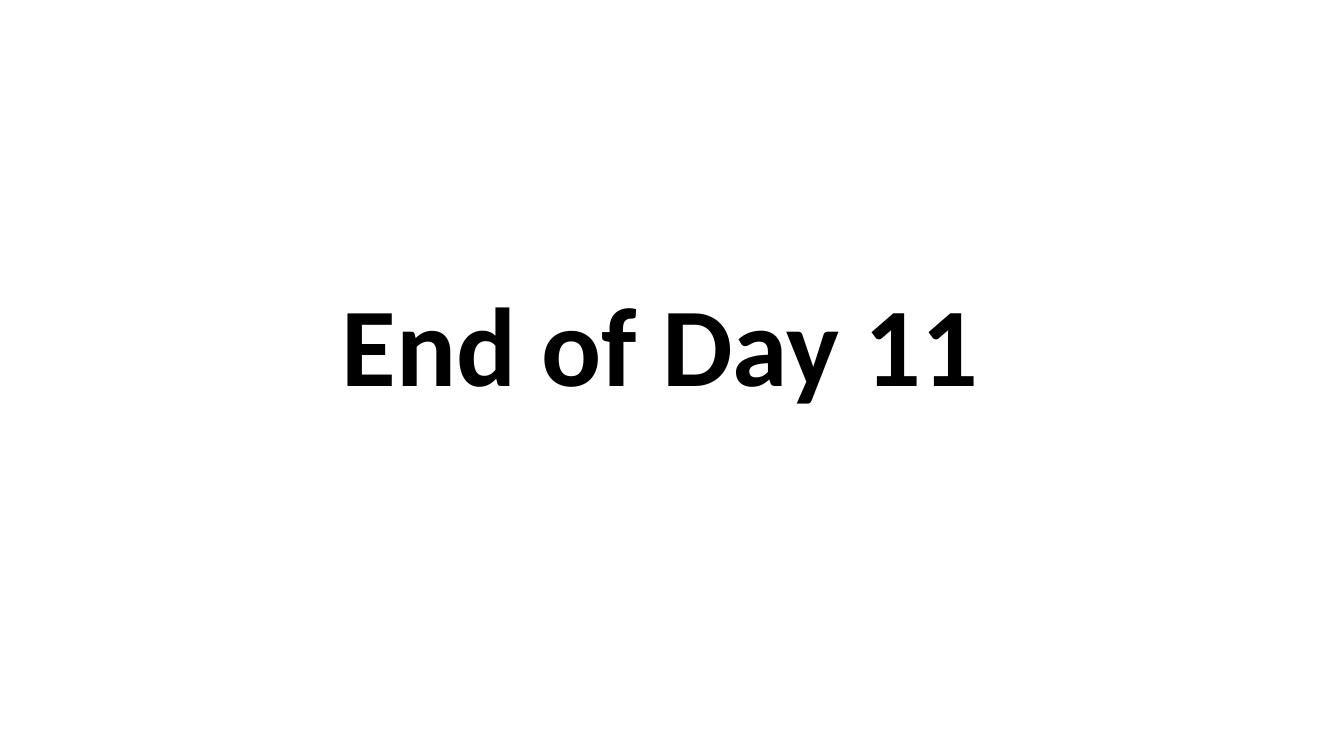
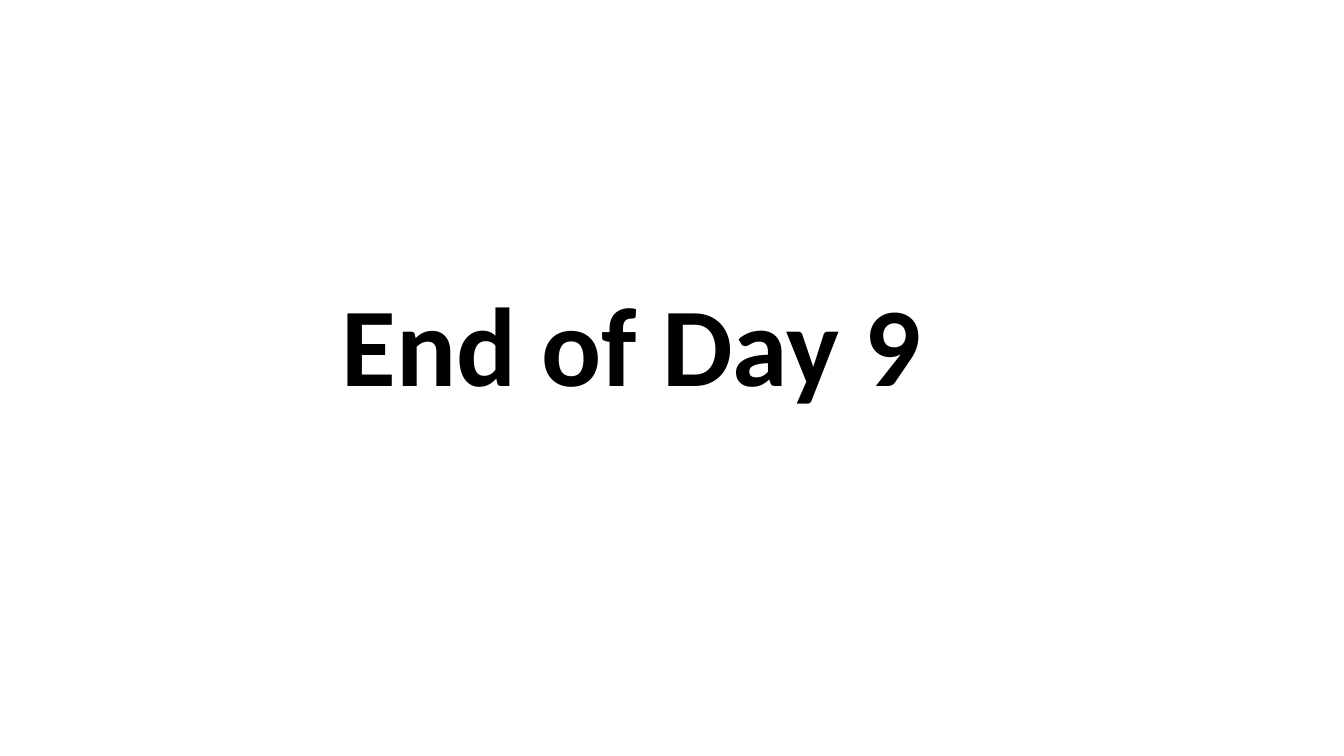
Before and after one commit to soyuztechnologies/Allianz_SAC_Training, a slide deck: slide 21 of day 9/SAC_Training Day 9.pptx (slide 16 before the commit). Drawn at 1344x756 pixels with LibreOffice and Linux fonts; fonts in the diff are those of the drawing. Boxes give left, top, right and bottom in pixels: in the first picture for what was removed or moved away, otherwise in the second. Text is boxed around its words. In the diff, an @@ line names an element or a change of style, - is before the commit and + after.

```diff
--- a/day 9/SAC_Training Day 9.pptx
+++ b/day 9/SAC_Training Day 9.pptx
@@ text at [342, 307, 921, 404]: text changed @@
-End of Day 11
+End of Day 9
```
Also in this commit, not shown: 3 other slides changed, 5 slides added, 20 other files.
